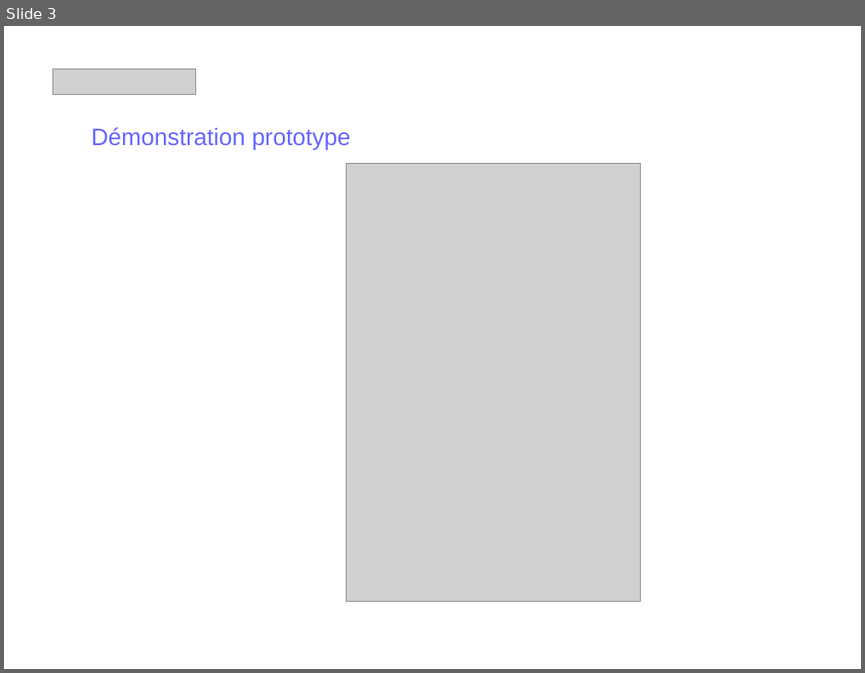
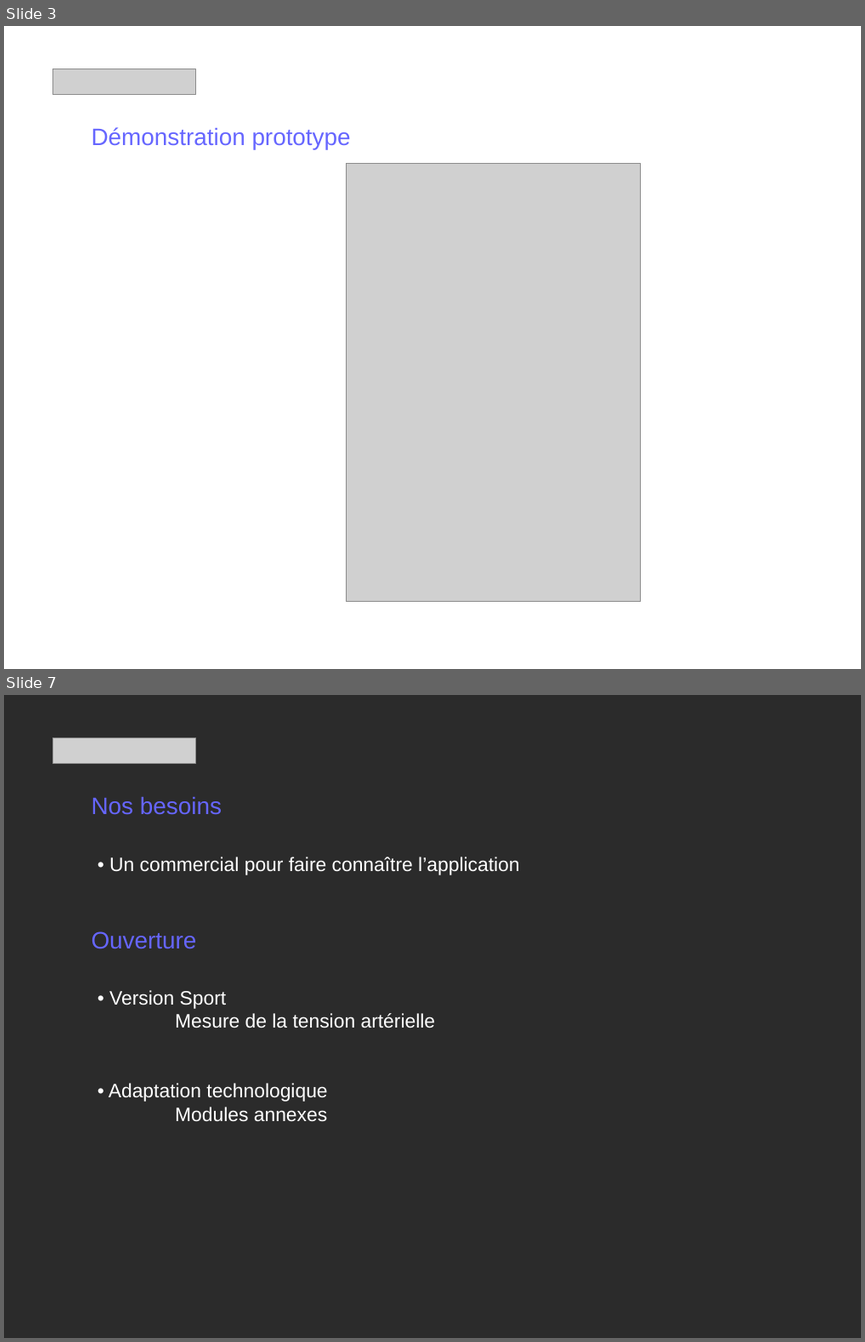
Before and after one commit to thomaslecointre/HeartFeel, a slide deck: Diapo.odp. Shown one above the other, each under a label of ours: slide 3 before the commit, slides 3 and 7 after it; the slides between them are not shown. The pictures are 865x673 and 865x1342 pixels, drawn with LibreOffice and Linux fonts; fonts in the diff are those of the drawing; grey boxes stand for pictures; background and template pictures are left out; a plain dark background stands for a picture behind light text. Boxes give left, top, right and bottom in pixels: in the first picture for what was removed or moved away, otherwise in the second. Text is boxed around its words. In the diff, an @@ line names an element or a change of style, - is before the commit and + after.

```diff
--- a/Diapo.odp
+++ b/Diapo.odp
@@ slide 7 added at bbox=[4, 695, 861, 1338], background picture (left out) @@
@@ picture added at bbox=[53, 737, 196, 763] @@
@@ text added at bbox=[92, 796, 222, 815], 22 pt, text #6666FF @@
+Nos besoins
@@ text added at bbox=[109, 857, 519, 875], 18 pt, text #FFFFFF @@
+• Un commercial pour faire connaître l’application
@@ text added at bbox=[92, 931, 197, 949], 22 pt, text #6666FF @@
+Ouverture
@@ text added at bbox=[109, 990, 436, 1122], 18 pt, text #FFFFFF @@
+• Version Sport
+Mesure de la tension artérielle
+• Adaptation technologique
+Modules annexes
```
Also in this commit, not shown: 2 slides changed, 1 other slide added.
